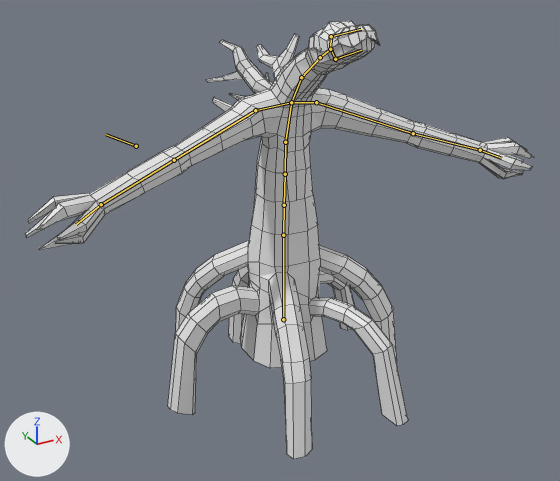
Two versions of the Blender file salemstalker/Assets/3D/charatermodel/coiledmutant.blend, one commit apart.
The view is the same before and after, from a 50 mm lens placed at (-12.57, -22.57, 15.25), pointed at (-0.83, -1.22, 4.57). The axes (+X, +Y, +Z) are drawn at lower left. The lights are the same throughout. The older version comes first. The bones that change, and the others that lie on the model, are drawn over the model as lines. Mesh edges are drawn as thin lines.
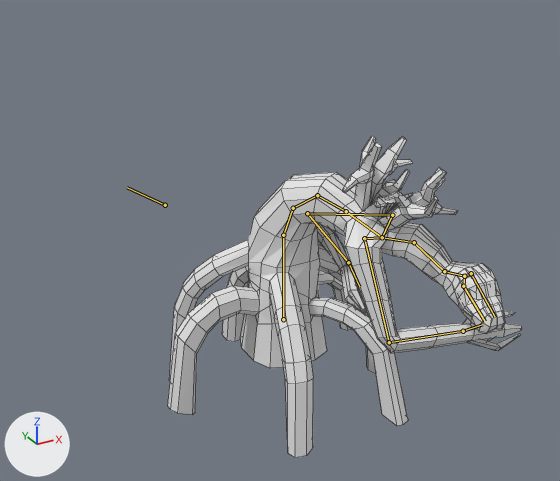
The newer file adds an action. The first version stands in its rest pose; the second is drawn at frame 39 of the action 'ArmatureAction.005'.

Boxes (x1, y1, x2, y2) around the edits, measured in the pictures (560 x 481 px):
'Cube.001', posed (30% narrower, 26% shorter): before (25, 21, 534, 459); after (168, 136, 522, 458)
bone 'Bone.001', root to tip: before (283, 235) to (284, 205); after (283, 235) to (293, 208)
bone 'Bone.004', root to tip: before (284, 205) to (285, 174); after (293, 208) to (317, 195)
bone 'Bone.002', root to tip: before (285, 174) to (285, 142); after (317, 195) to (346, 211)
bone 'Bone.003', root to tip: before (285, 142) to (291, 102); after (346, 211) to (382, 237)
bone 'Bone.008', root to tip: before (291, 102) to (301, 77); after (382, 237) to (414, 242)
bone 'Bone.009', root to tip: before (301, 77) to (320, 57); after (414, 242) to (444, 271)
bone 'Bone.010', root to tip: before (320, 57) to (330, 49); after (444, 271) to (464, 276)
bone 'Bone.011', root to tip: before (330, 49) to (331, 36); after (464, 276) to (471, 273)
bone 'Bone.013', root to tip: before (330, 49) to (335, 59); after (464, 276) to (463, 286)
bone 'Bone.007_l.001', root to tip: before (480, 150) to (501, 158); after (348, 262) to (359, 286)
bone 'Bone.006_r.001', root to tip: before (136, 146) to (106, 134); after (165, 205) to (127, 187)
bone 'Bone.007_r.001', root to tip: before (101, 204) to (76, 224); after (463, 331) to (482, 324)

Diff of the bpy script that builds the scene:
```diff
--- a/salemstalker/Assets/3D/charatermodel/coiledmutant.blend.py
+++ b/salemstalker/Assets/3D/charatermodel/coiledmutant.blend.py
@@ bone_bone_001 @@
 bone_bone_001 = bpy.data.objects['Armature'].pose.bones['Bone.001']  # child of 'Bone'
-bone_bone_001.location = (0.0, 0.0, 0.0)
-bone_bone_001.rotation_quaternion = (1.0, 0.0, 0.0, 0.0)  # degrees (0, 0, 0)
+bone_bone_001.location = (-1.75, 0.02, 0.68)
+bone_bone_001.rotation_quaternion = (0.953, 0.14, 0.264, -0.048)  # degrees (16, 31, -1)
@@ bone_bone_004 @@
 bone_bone_004 = bpy.data.objects['Armature'].pose.bones['Bone.004']  # child of 'Bone.001'
-bone_bone_004.rotation_quaternion = (1.0, 0.0, 0.0, 0.0)  # degrees (0, 0, 0)
+bone_bone_004.rotation_quaternion = (0.948, 0.318, 0.0, 0.0)  # degrees (37, 0, 0)
@@ bone_bone_002 @@
 bone_bone_002 = bpy.data.objects['Armature'].pose.bones['Bone.002']  # child of 'Bone.004'
-bone_bone_002.rotation_quaternion = (1.0, 0.0, 0.0, 0.0)  # degrees (0, 0, 0)
+bone_bone_002.rotation_quaternion = (0.898, 0.441, 0.0, 0.0)  # degrees (52, 0, 0)
@@ bone_bone_003 @@
 bone_bone_003 = bpy.data.objects['Armature'].pose.bones['Bone.003']  # child of 'Bone.002'
-bone_bone_003.rotation_quaternion = (1.0, 0.0, 0.0, 0.0)  # degrees (0, 0, 0)
+bone_bone_003.rotation_quaternion = (0.999, -0.047, 0.0, 0.0)  # degrees (-5, 0, 0)
@@ bone_bone_008 @@
 bone_bone_008 = bpy.data.objects['Armature'].pose.bones['Bone.008']  # child of 'Bone.003'
-bone_bone_008.rotation_quaternion = (1.0, 0.0, 0.0, 0.0)  # degrees (0, 0, 0)
+bone_bone_008.rotation_quaternion = (0.917, -0.398, 0.0, 0.0)  # degrees (-47, 0, 0)
@@ bone_bone_009 @@
 bone_bone_009 = bpy.data.objects['Armature'].pose.bones['Bone.009']  # child of 'Bone.008'
-bone_bone_009.rotation_quaternion = (1.0, 0.0, 0.0, 0.0)  # degrees (0, 0, 0)
+bone_bone_009.rotation_quaternion = (0.988, 0.156, 0.0, 0.0)  # degrees (18, 0, 0)
@@ bone_bone_010 @@
 bone_bone_010 = bpy.data.objects['Armature'].pose.bones['Bone.010']  # child of 'Bone.009'
-bone_bone_010.rotation_quaternion = (1.0, 0.0, 0.0, 0.0)  # degrees (0, 0, 0)
+bone_bone_010.rotation_quaternion = (0.935, -0.355, 0.0, 0.0)  # degrees (-42, 0, 0)
@@ bone_bone_011 @@
 bone_bone_011 = bpy.data.objects['Armature'].pose.bones['Bone.011']  # child of 'Bone.010'
-bone_bone_011.rotation_quaternion = (1.0, 0.0, 0.0, 0.0)  # degrees (0, 0, 0)
+bone_bone_011.rotation_quaternion = (0.941, 0.167, -0.219, 0.195)  # degrees (15, -29, 20)
@@ bone_bone_013 @@
 bone_bone_013 = bpy.data.objects['Armature'].pose.bones['Bone.013']  # child of 'Bone.010'
-bone_bone_013.rotation_quaternion = (1.0, 0.0, 0.0, 0.0)  # degrees (0, 0, 0)
+bone_bone_013.rotation_quaternion = (0.941, 0.167, 0.29, 0.046)  # degrees (24, 32, 13)
@@ bone_bone_007_l_001 @@
 bone_bone_007_l_001 = bpy.data.objects['Armature'].pose.bones['Bone.007_l.001']
-bone_bone_007_l_001.location = (0.0, 0.0, 0.0)
-bone_bone_007_l_001.rotation_quaternion = (1.0, 0.0, 0.0, 0.0)  # degrees (0, 0, 0)
+bone_bone_007_l_001.location = (4.62, -3.51, 2.68)
+bone_bone_007_l_001.rotation_quaternion = (0.861, 0.467, 0.151, -0.13)  # degrees (56, 22, -5)
@@ bone_bone_006_r_001 @@
 bone_bone_006_r_001 = bpy.data.objects['Armature'].pose.bones['Bone.006_r.001']
-bone_bone_006_r_001.location = (0.0, 0.0, 0.0)
+bone_bone_006_r_001.location = (1.1, -4.92, 2.02)
@@ bone_bone_007_r_001 @@
 bone_bone_007_r_001 = bpy.data.objects['Armature'].pose.bones['Bone.007_r.001']
-bone_bone_007_r_001.location = (0.0, 0.0, 0.0)
-bone_bone_007_r_001.rotation_quaternion = (1.0, 0.0, 0.0, 0.0)  # degrees (0, 0, 0)
+bone_bone_007_r_001.location = (-5.82, -6.53, 9.17)
+bone_bone_007_r_001.rotation_quaternion = (0.185, 0.971, -0.145, 0.046)  # degrees (159, -8, -16)
```
